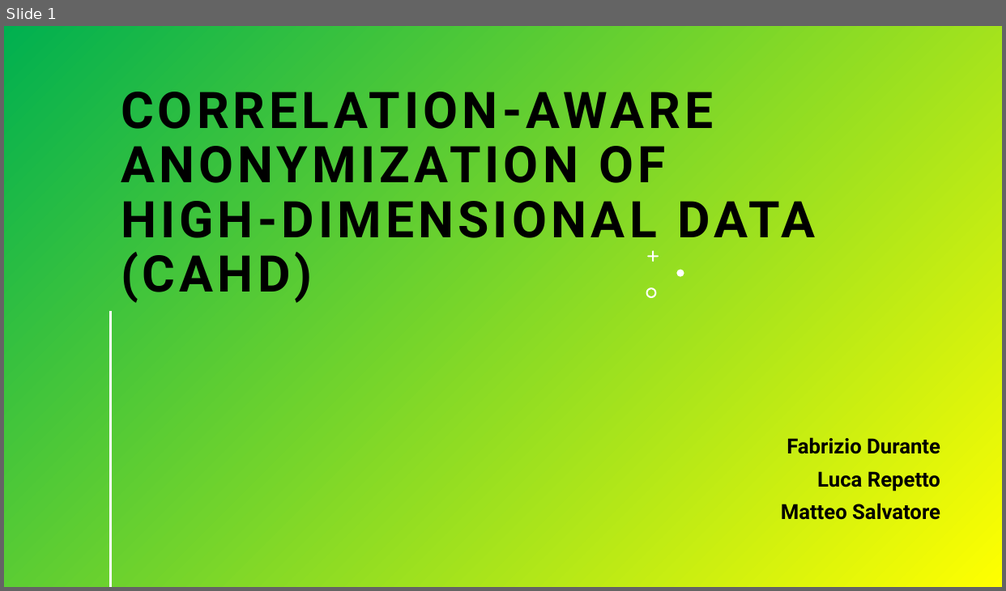
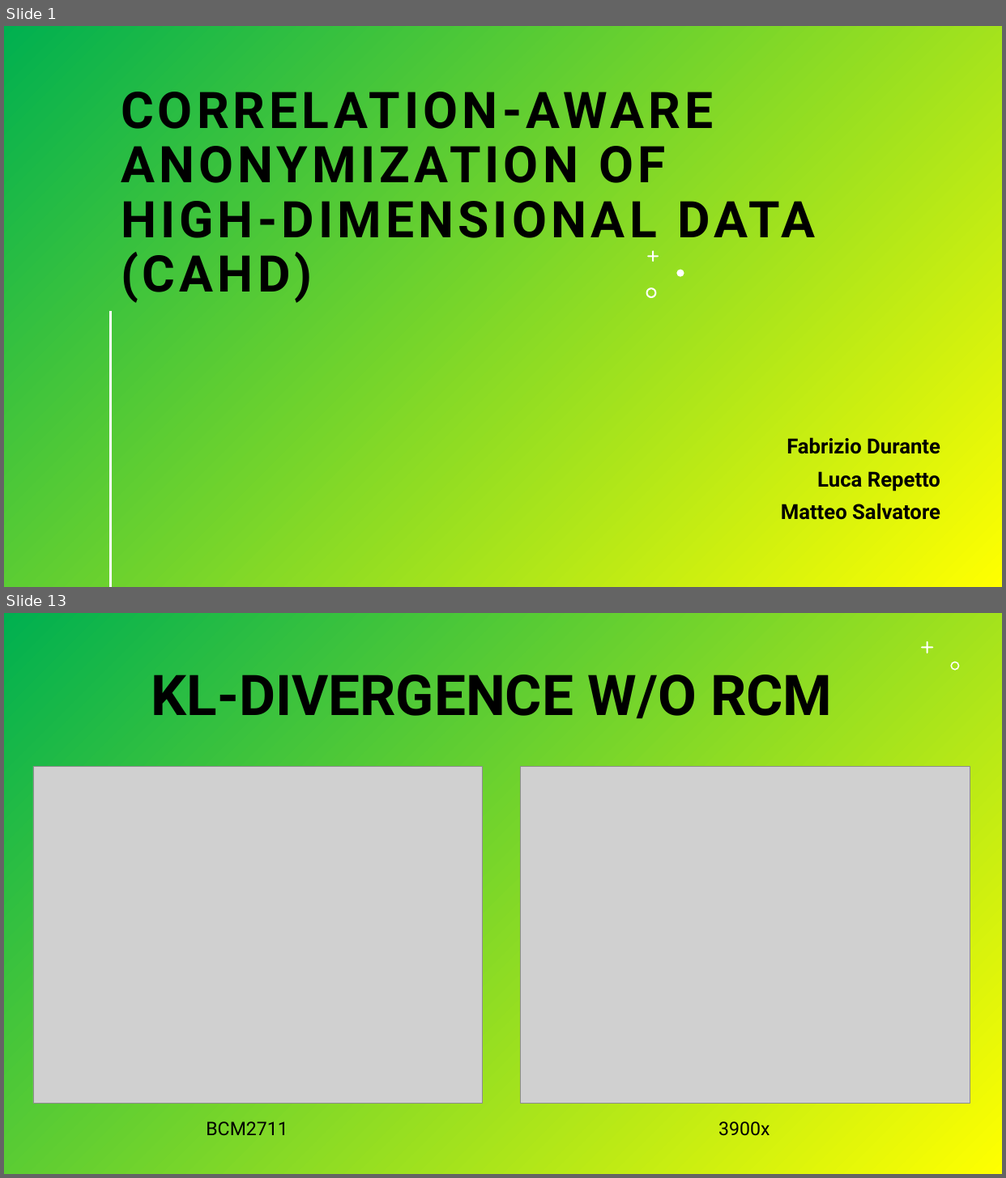
Before and after one commit to Durante94/Data-Protection-Privacy, a slide deck: Presentazione/presentazione.pptx. Shown one above the other, each under a label of ours: slide 1 before the commit, slides 1 and 13 after it; the slides between them are not shown. The pictures are 1006x591 and 1006x1178 pixels, drawn with LibreOffice and Linux fonts; fonts in the diff are those of the drawing; grey boxes stand for pictures. Boxes give left, top, right and bottom in pixels: in the first picture for what was removed or moved away, otherwise in the second. Text is boxed around its words. In the diff, an @@ line names an element or a change of style, - is before the commit and + after.

```diff
--- a/Presentazione/presentazione.pptx
+++ b/Presentazione/presentazione.pptx
@@ slide 13 added at <box>4,613,1002,1174</box>, background gradient #00B050 to #FFFF00 @@
@@ freeform shape added at <box>921,641,934,654</box>, fill #FFFFFF @@
@@ title added at <box>151,664,832,728</box>, 54 pt, text #000000, bold @@
+KL-DIVERGENCE W/O RCM
@@ freeform shape added at <box>951,662,960,671</box>, fill #FFFFFF @@
@@ picture added at <box>33,766,483,1103</box> @@
@@ picture added at <box>521,766,970,1103</box> @@
@@ text added at <box>206,1122,288,1136</box>, 18 pt, text #000000 @@
+BCM2711
@@ text added at <box>718,1122,769,1136</box>, 18 pt, text #000000 @@
+3900x
```
Also in this commit, not shown: 13 slides changed, 2 other slides added, 5 slides removed, 1 other file.
